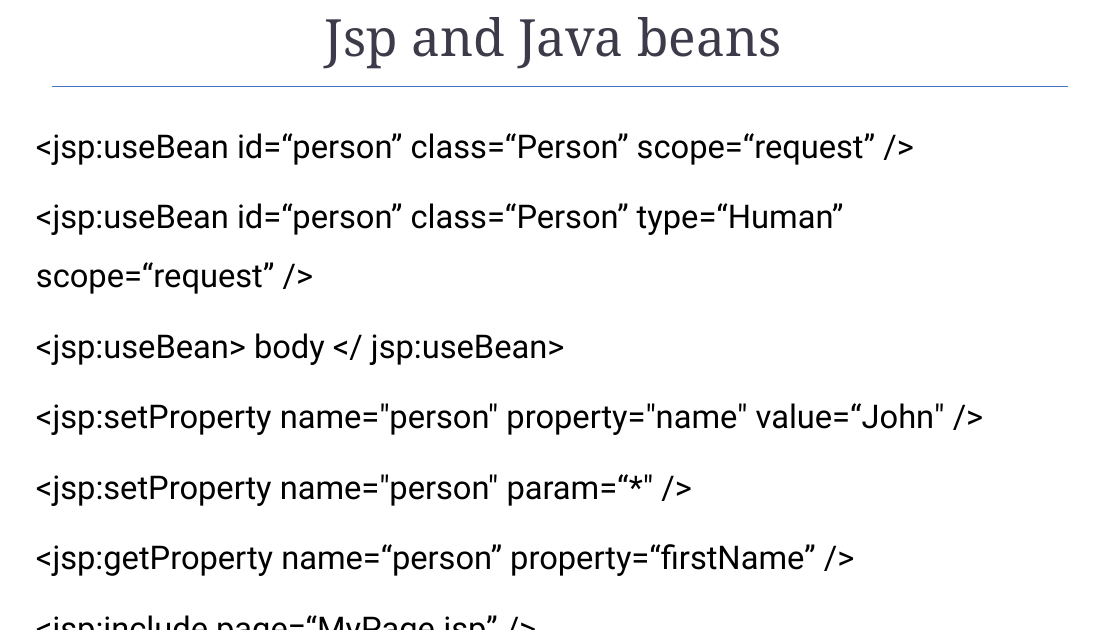
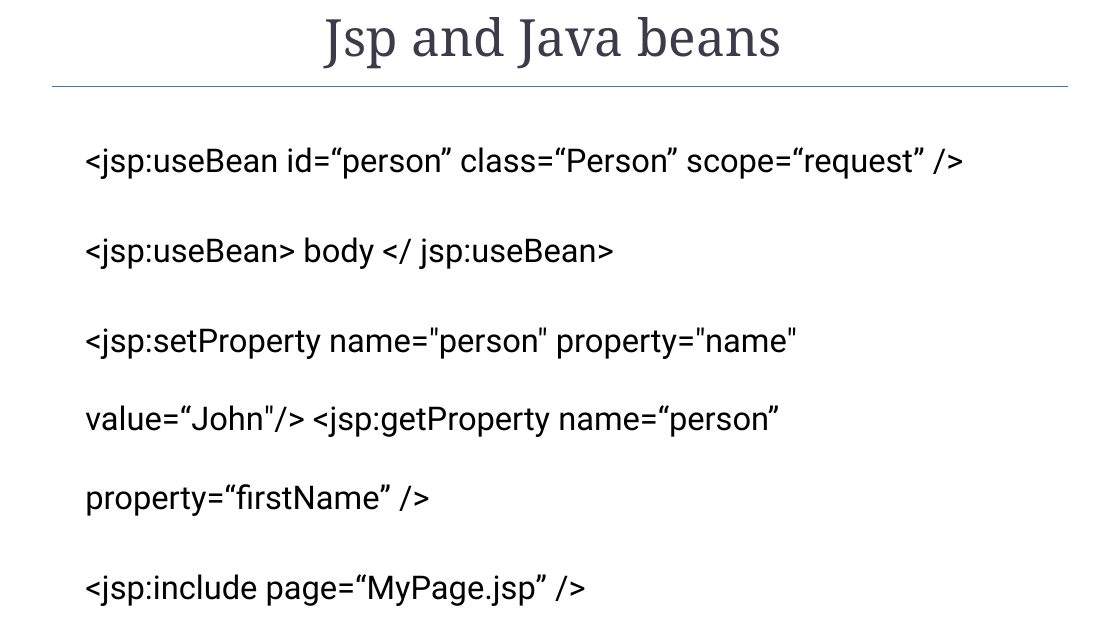
Before and after one commit to Garnik94/Levelup_presentations, a slide deck: slide 28 of Servlet/Servlet_Presentation.pptx (slide 29 before the commit). Drawn at 1120x630 pixels with LibreOffice and Linux fonts; fonts in the diff are those of the drawing. Boxes give left, top, right and bottom in pixels: in the first picture for what was removed or moved away, otherwise in the second. Text is boxed around its words. In the diff, an @@ line names an element or a change of style, - is before the commit and + after.

```diff
--- a/Servlet/Servlet_Presentation.pptx
+++ b/Servlet/Servlet_Presentation.pptx
@@ text "<jsp:useBean id=“person” class=“Person” scope=“request” />": place and size @@
-text "<jsp:useBean id=“person” class=“Person” scope=“request” />" at [36,133,945,576]
+text "<jsp:useBean id=“person” class=“Person” scope=“request” />" at [85,147,925,606]
@@ text at [85,147,925,606]: line spacing 1.5 to 2 @@
@@ text at [36,203,844,294]: paragraph removed @@
-<jsp:useBean id=“person” class=“Person” type=“Human” scope=“request” />
@@ text at [85,327,797,516]: text changed @@
-<jsp:setProperty name="person" property="name" value=“John" />
-<jsp:setProperty name="person" param=“*" />
-<jsp:getProperty name=“person” property=“firstName” />
+<jsp:setProperty name="person" property="name" value=“John"/> <jsp:getProperty name=“person” property=“firstName” />
```
Also in this commit, not shown: 1 slide removed, 4 other files.
